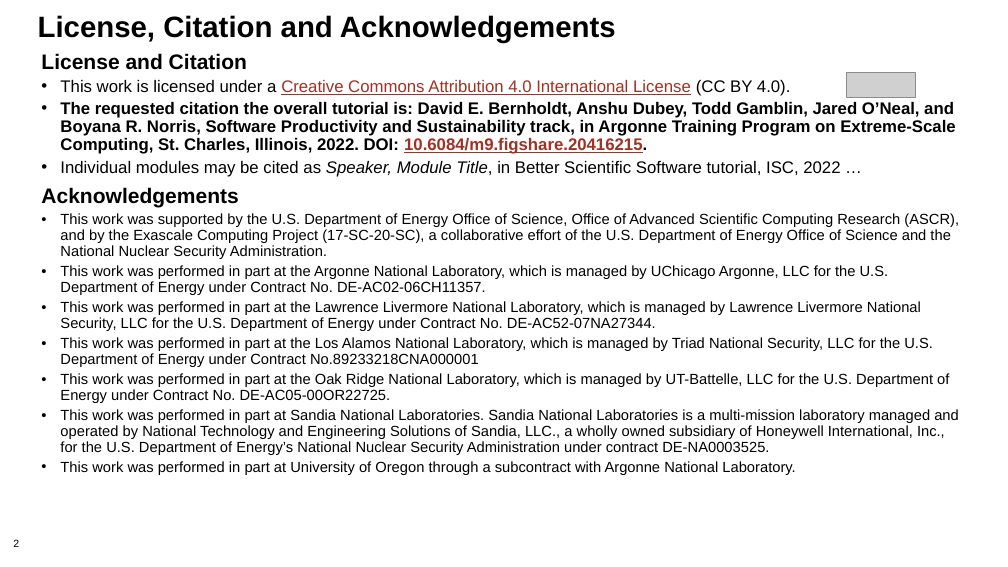
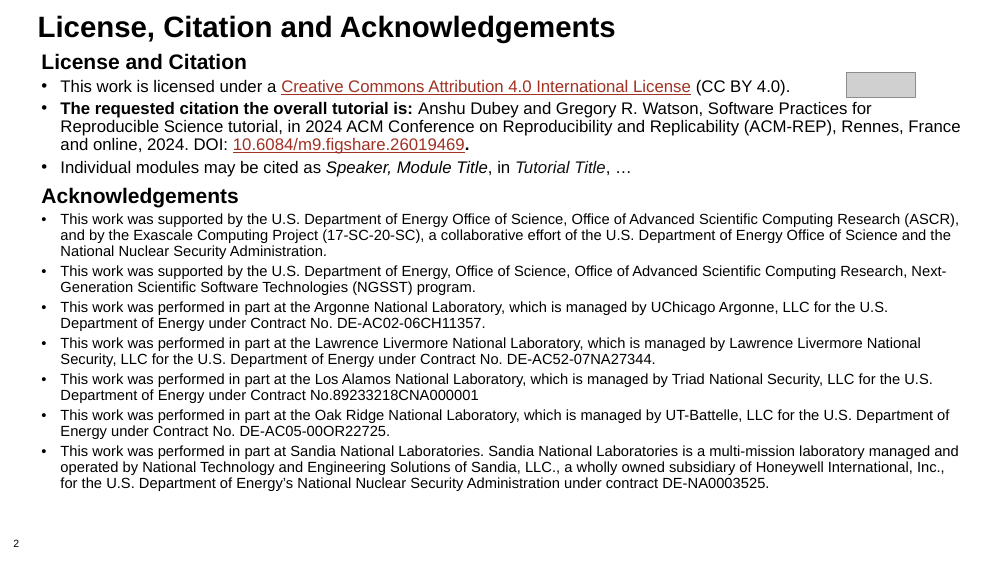
Before and after one commit to bssw-tutorial/presentations, a slide deck: slide 2 of computational-expts-a.pptx. Drawn at 1008x567 pixels with LibreOffice and Linux fonts; fonts in the diff are those of the drawing; grey boxes stand for pictures; background and template pictures are left out. Boxes give left, top, right and bottom in pixels: in the first picture for what was removed or moved away, otherwise in the second. Text is boxed around its words. In the diff, an @@ line names an element or a change of style, - is before the commit and + after.

Commit message:
modified presentations for ACM-REP

```diff
--- a/computational-expts-a.pptx
+++ b/computational-expts-a.pptx
@@ text at <box>60,102,960,177</box>: text changed; bold off @@
-• The requested citation the overall tutorial is: David E. Bernholdt, Anshu Dubey, Todd Gamblin, Jared O’Neal, and Boyana R. Norris, Software Productivity and Sustainability track, in Argonne Training Program on Extreme-Scale Computing, St. Charles, Illinois, 2022. DOI: 10.6084/m9.figshare.20416215.
-• Individual modules may be cited as Speaker, Module Title, in Better Scientific Software tutorial, ISC, 2022 …
+• The requested citation the overall tutorial is: Anshu Dubey and Gregory R. Watson, Software Practices for Reproducible Science tutorial, in 2024 ACM Conference on Reproducibility and Replicability (ACM-REP), Rennes, France and online, 2024. DOI: 10.6084/m9.figshare.26019469.
+• Individual modules may be cited as Speaker, Module Title, in Tutorial Title, …
@@ text at <box>60,265,946,295</box>: paragraph added @@
+• This work was supported by the U.S. Department of Energy, Office of Science, Office of Advanced Scientific Computing Research, Next-Generation Scientific Software Technologies (NGSST) program.
@@ text at <box>60,461,795,475</box>: paragraph removed @@
-• This work was performed in part at University of Oregon through a subcontract with Argonne National Laboratory.
```
Also in this commit, not shown: 1 other slide changed, 25 slides added, 3 slides removed, 3 other files.
